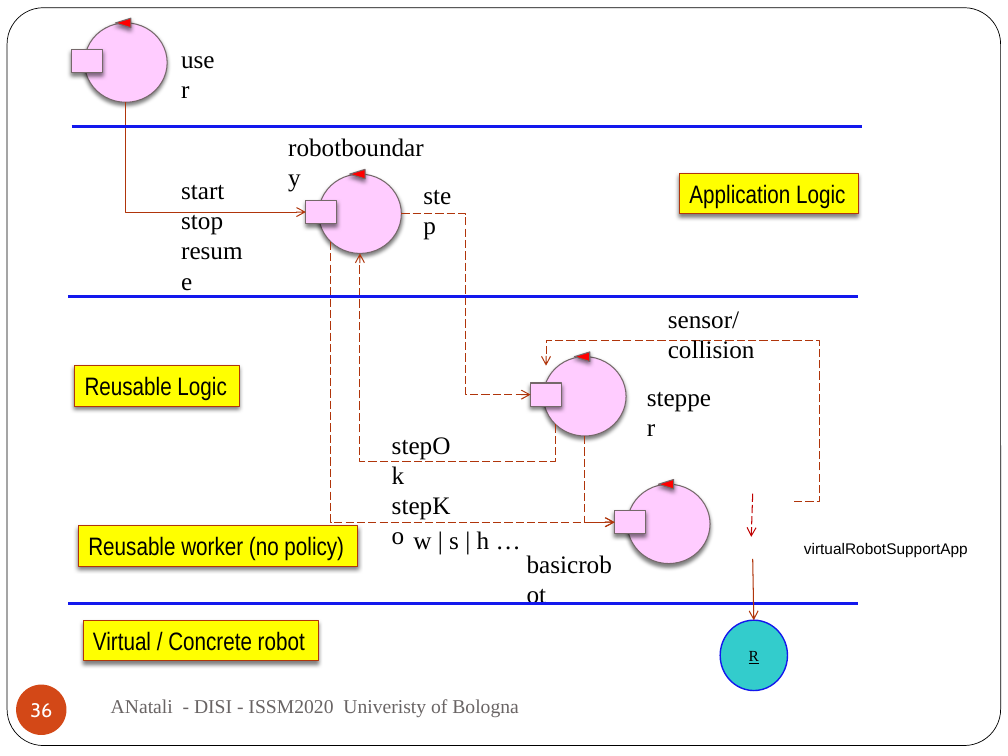
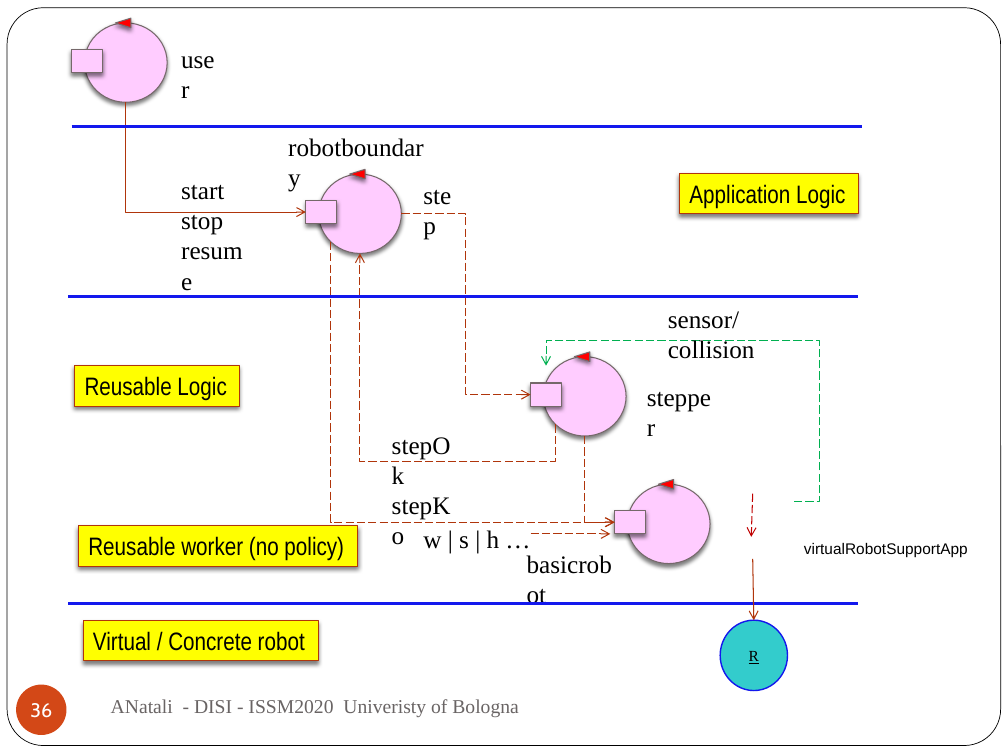
Before and after one commit to anatali/iss2020LabBo, a slide deck: slide 36 of it.unibo.issLabStart/userDocs/ISSM2020.pptx. Drawn at 1008x756 pixels with LibreOffice and Linux fonts; fonts in the diff are those of the drawing; background and template pictures are left out. Boxes give left, top, right and bottom in pixels: in the first picture for what was removed or moved away, otherwise in the second. Text is boxed around its words. In the diff, an @@ line names an element or a change of style, - is before the commit and + after.

```diff
--- a/it.unibo.issLabStart/userDocs/ISSM2020.pptx
+++ b/it.unibo.issLabStart/userDocs/ISSM2020.pptx
@@ elbow arrow (794, 502) - (546, 366): stroke #B1360B 0.75 pt dashed to #00B050 0.75 pt dashed @@
@@ text "w | s | h ...": place and size @@
-text "w | s | h ..." at (413, 531, 490, 550)
+text "w | s | h ..." at (423, 530, 500, 549)
@@ arrow added from (530, 534) to (610, 534), #B1360B 0.75 pt dashed @@
```
Also in this commit, not shown: 1 other slide changed, 1 slide added, 52 other files.
